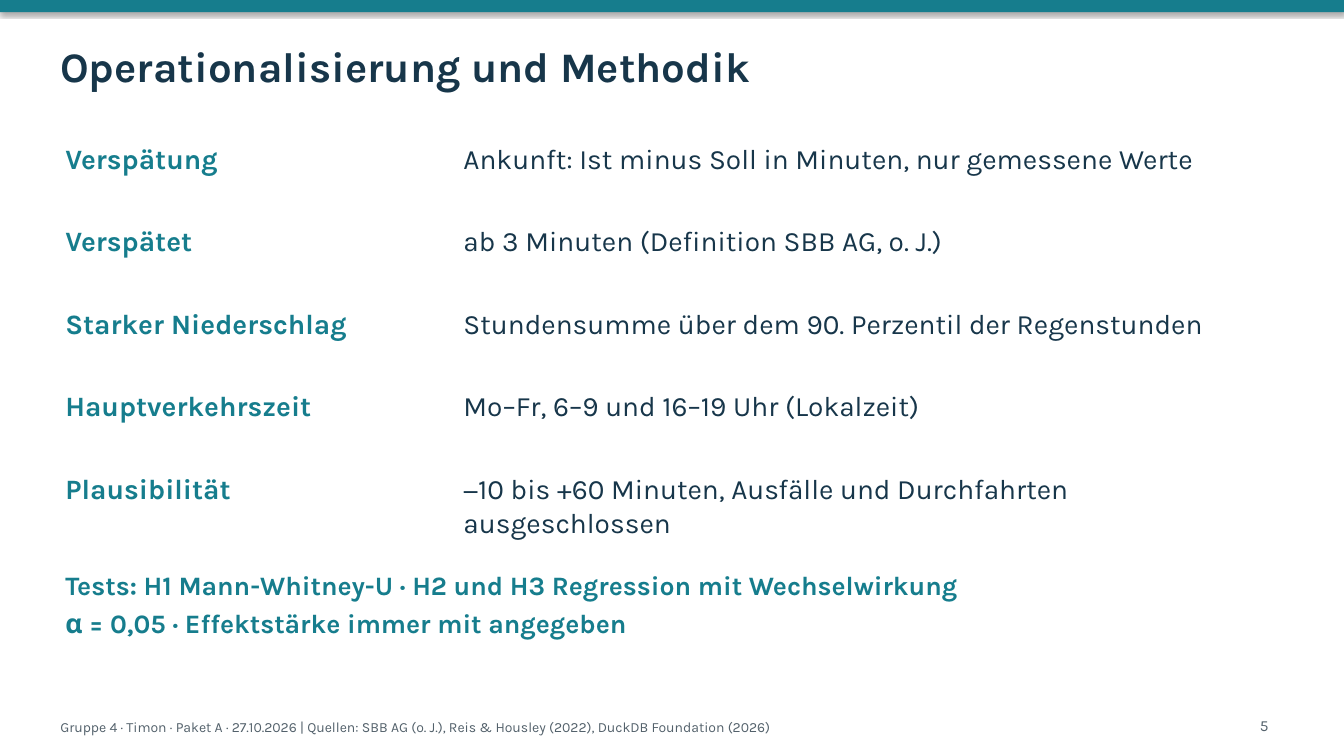
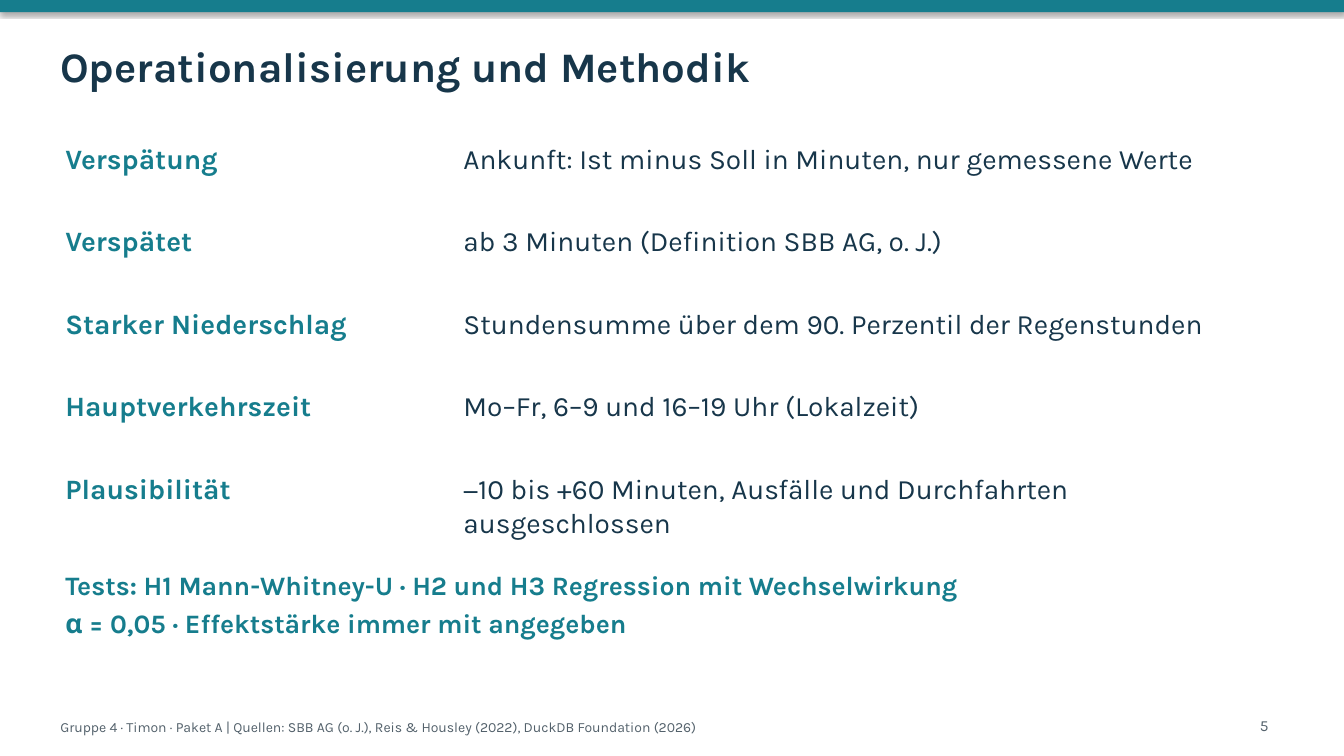
Before and after one commit to zeitmann/oev-wetter, a slide deck: slide 5 of docs/präsentation/folien_paket_a.pptx. Drawn at 1344x756 pixels with LibreOffice and Linux fonts; fonts in the diff are those of the drawing. Boxes give left, top, right and bottom in pixels: in the first picture for what was removed or moved away, otherwise in the second. Text is boxed around its words. In the diff, an @@ line names an element or a change of style, - is before the commit and + after.

```diff
--- a/docs/präsentation/folien_paket_a.pptx
+++ b/docs/präsentation/folien_paket_a.pptx
@@ text at [60,722,696,736]: text changed @@
-Gruppe 4 · Timon · Paket A · 27.10.2026 | Quellen: SBB AG (o. J.), Reis & Housley (2022), DuckDB Foundation (2026)
+Gruppe 4 · Timon · Paket A | Quellen: SBB AG (o. J.), Reis & Housley (2022), DuckDB Foundation (2026)
```
Also in this commit, not shown: 7 other slides changed, 15 other files.
